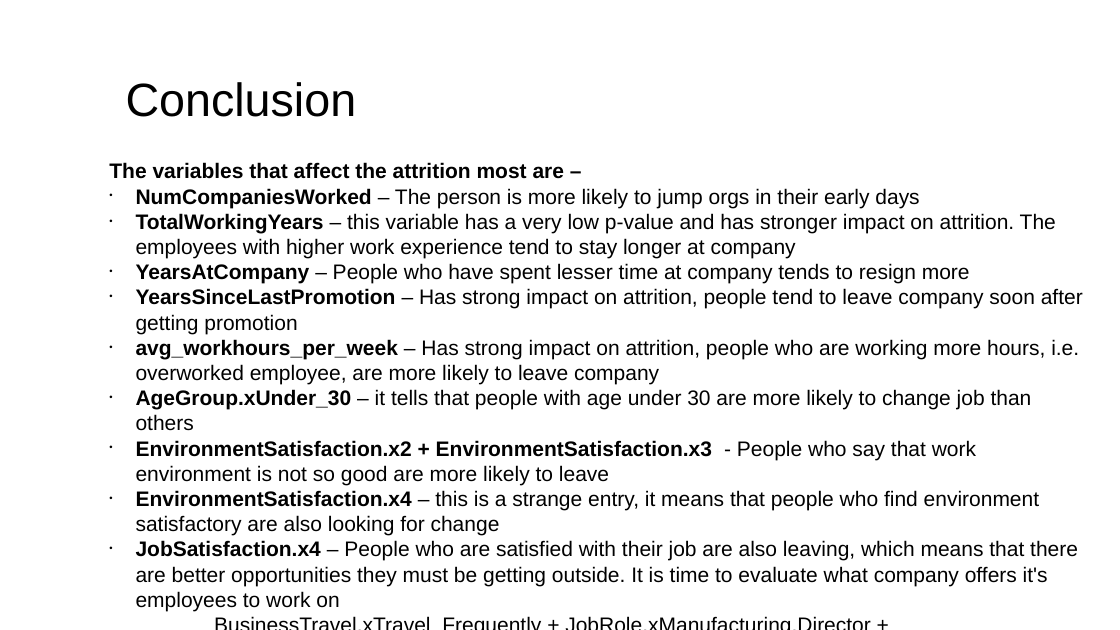
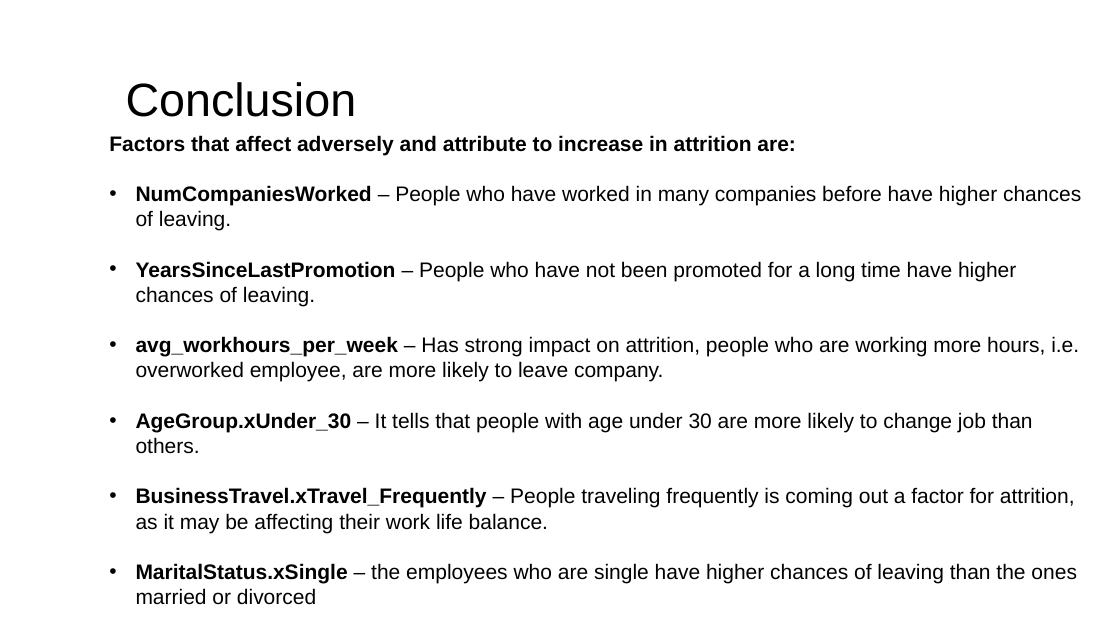
Before and after one commit to puneettripathi/HRAnalyticsPredictionModels, a slide deck: slide 17 of DDA1720210_main.ppt. Drawn at 1120x630 pixels with LibreOffice and Linux fonts; fonts in the diff are those of the drawing; background and template pictures are left out. Boxes give left, top, right and bottom in pixels: in the first picture for what was removed or moved away, otherwise in the second. Text is boxed around its words. In the diff, an @@ line names an element or a change of style, - is before the commit and + after.

Commit message:
final uploading after checking

```diff
--- a/DDA1720210_main.ppt
+++ b/DDA1720210_main.ppt
@@ text at [109,135,1081,605]: text changed @@
-The variables that affect the attrition most are –
-• NumCompaniesWorked – The person is more likely to jump orgs in their early days
-• TotalWorkingYears – this variable has a very low p-value and has stronger impact on attrition. The employees with higher work experience tend to stay longer at company
-• YearsAtCompany – People who have spent lesser time at company tends to resign more
-• YearsSinceLastPromotion – Has strong impact on attrition, people tend to leave company soon after getting promotion
-• avg_workhours_per_week – Has strong impact on attrition, people who are working more hours, i.e. overworked employee, are more likely to leave company
-• AgeGroup.xUnder_30 – it tells that people with age under 30 are more likely to change job than others
-• EnvironmentSatisfaction.x2 + EnvironmentSatisfaction.x3 - People who say that work environment is not so good are more likely to leave
-• EnvironmentSatisfaction.x4 – this is a strange entry, it means that people who find environment satisfactory are also looking for change
-• JobSatisfaction.x4 – People who are satisfied with their job are also leaving, which means that there are better opportunities they must be getting outside. It is time to evaluate what company offers it's employees to work on
-BusinessTravel.xTravel_Frequently + JobRole.xManufacturing.Director +
-MaritalStatus.xSingle,
-family = "binomial", data = train)
+Factors that affect adversely and attribute to increase in attrition are:
+• NumCompaniesWorked – People who have worked in many companies before have higher chances of leaving.
+• YearsSinceLastPromotion – People who have not been promoted for a long time have higher chances of leaving.
+• avg_workhours_per_week – Has strong impact on attrition, people who are working more hours, i.e. overworked employee, are more likely to leave company.
+• AgeGroup.xUnder_30 – It tells that people with age under 30 are more likely to change job than others.
+• BusinessTravel.xTravel_Frequently – People traveling frequently is coming out a factor for attrition, as it may be affecting their work life balance.
+• MaritalStatus.xSingle – the employees who are single have higher chances of leaving than the ones married or divorced
```
Also in this commit, not shown: 6 other slides changed, 1 slide added, 1 slide removed, 2 other files.
